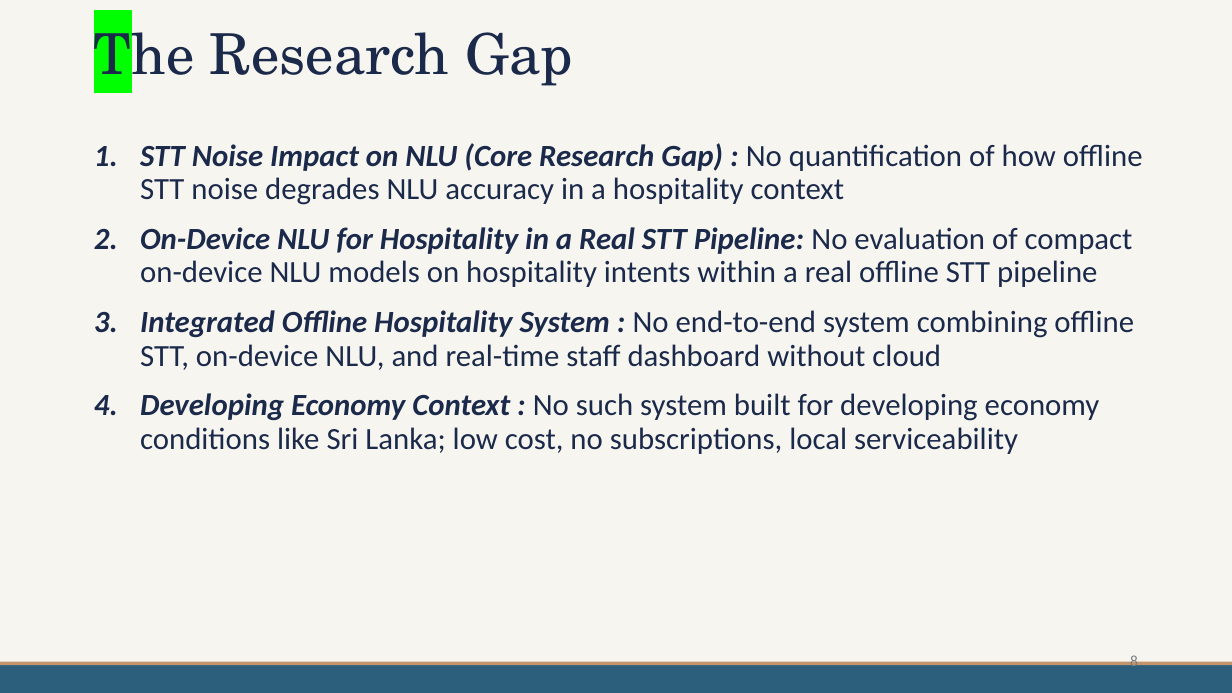
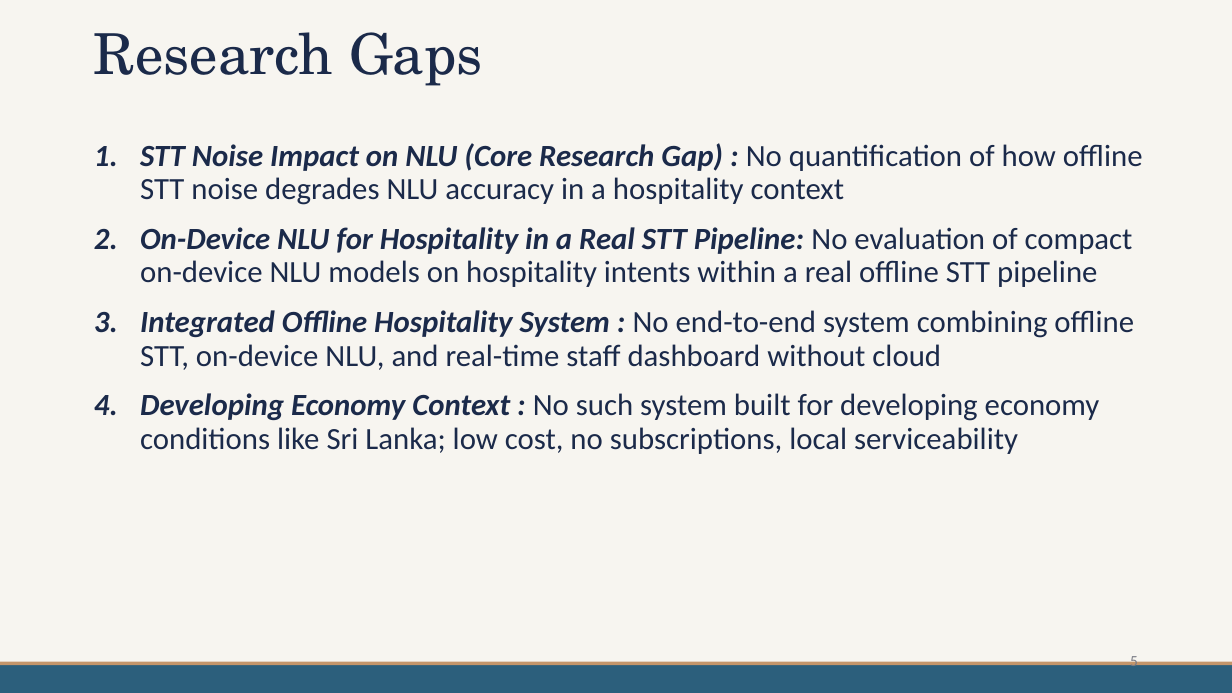
Before and after one commit to mdpw/msc-research, a slide deck: slide 5 of documents/Viva Presentation.pptx (slide 8 before the commit). Drawn at 1232x693 pixels with LibreOffice and Linux fonts; fonts in the diff are those of the drawing. Boxes give left, top, right and bottom in pixels: in the first picture for what was removed or moved away, otherwise in the second. Text is boxed around its words. In the diff, an @@ line names an element or a change of style, - is before the commit and + after.

```diff
--- a/documents/Viva Presentation.pptx
+++ b/documents/Viva Presentation.pptx
@@ text at [94,32,483,86]: text changed @@
-The Research Gap
+Research Gaps
@@ page number at [1130,653,1138,671]: text changed @@
-8
+5
```
Also in this commit, not shown: 5 other slides changed, 4 slides added, 7 slides removed.
